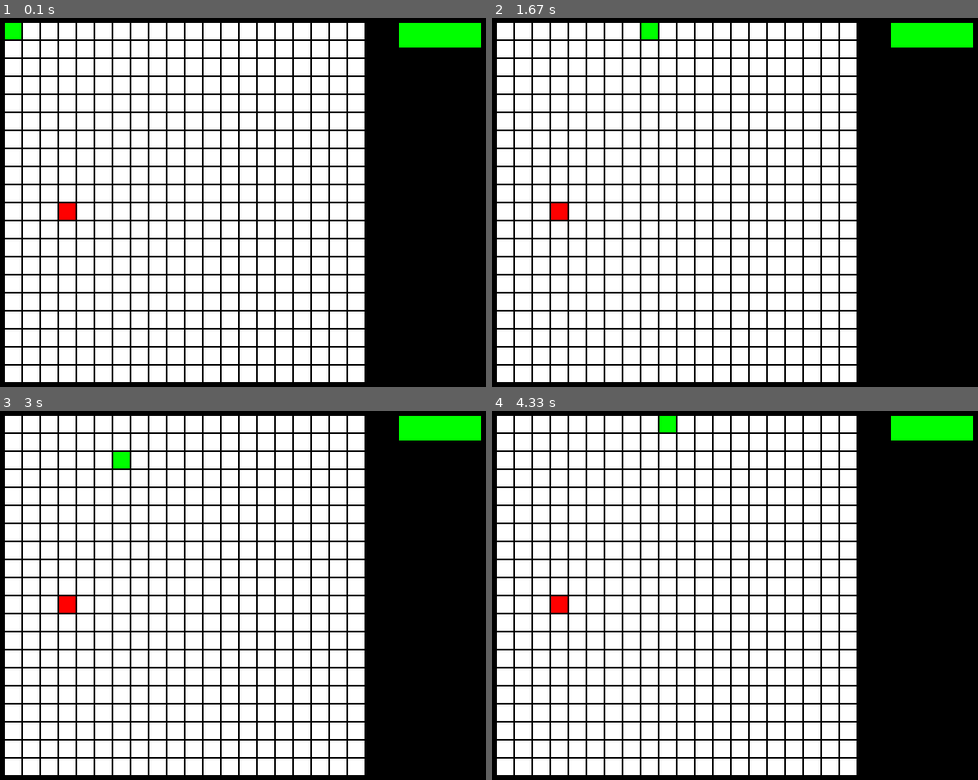
Above: before the commit, frames 1-4 (two rows, left to right).
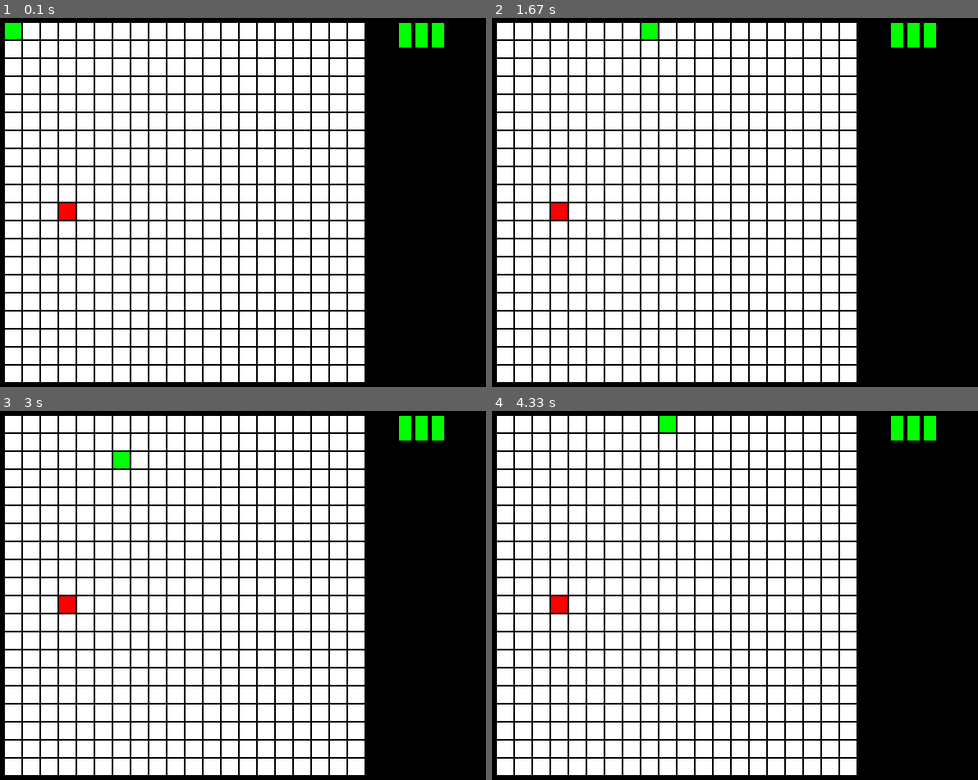
Above: after the commit, the same moments.

Repository: KonstBeliakov/pygame_snake
Game: pygame game, started from main.py
Same seed, same stepped clock (60 frames per second), same inputs: the game is played once before the commit and once after it.
Inputs:
- Up to frame 1 (0.1 s): no input
- Up to frame 2 (1.67 s): no input
- Up to frame 3 (3 s): hold Left 1.83-2.37 s; hold Down 2.4-2.7 s; hold Left from 2.73 s (still down)
- Up to frame 4 (4.33 s): release Left at 3.13 s; hold Up 3.17-3.53 s; hold Right 3.57-4.2 s; hold Down from 4.23 s (still down)

The runs differ from the first frame. In frame 1, 0.6% of the frame differs, in the area x 84-99%, y 1-8%; in frame 2, 0.6%; in frame 3, 0.6%; in frame 4, 0.6%.

Commit message:
Добавлено дробление шкалы прогресса

Diff:
--- a/main.py
+++ b/main.py
@@ -27,7 +27,7 @@
 
 cyclic_map = False
 
-level_progress_bar = progress_bar.ProgressBar(0, 5)
+level_progress_bar = progress_bar.ProgressBar(3, 5)
 level_progress_bar.set_position(n * (SELL_SIZE + 2) + 50, 10)
 
 while not gameOver:
--- a/progress_bar.py
+++ b/progress_bar.py
@@ -1,12 +1,13 @@
 import pygame
 
 class ProgressBar():
-    def __init__(self, volume, max_volume, ):
+    def __init__(self, volume, max_volume, sector_size=1):
         self.volume = volume
         self.size = (100, 30)
         self.max_volume = max_volume
         self.color = (0, 255, 0)
         self.position = (10, 10)
+        self.sector_volume = sector_size
 
     def set_position(self, x, y):
         self.position = (x, y)
@@ -21,4 +22,7 @@
         self.size = size
 
     def draw(self, screen):
-        pygame.draw.rect(screen, self.color, pygame.Rect(self.position[0], self.position[1], self.size[0], self.size[1]))
+        sector_size = self.size[0] * self.sector_volume // self.max_volume - 5
+        for i in range(self.volume // self.sector_volume):
+            pygame.draw.rect(screen, self.color, pygame.Rect(self.position[0] + i * (sector_size + 5),
+                                                             self.position[1], sector_size, self.size[1]))
